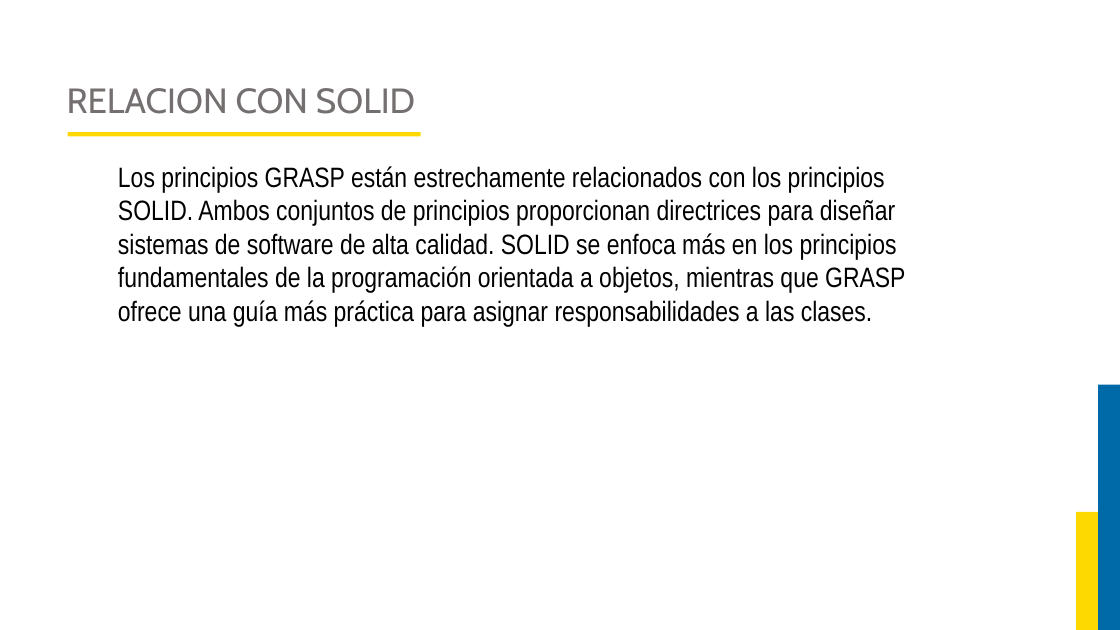
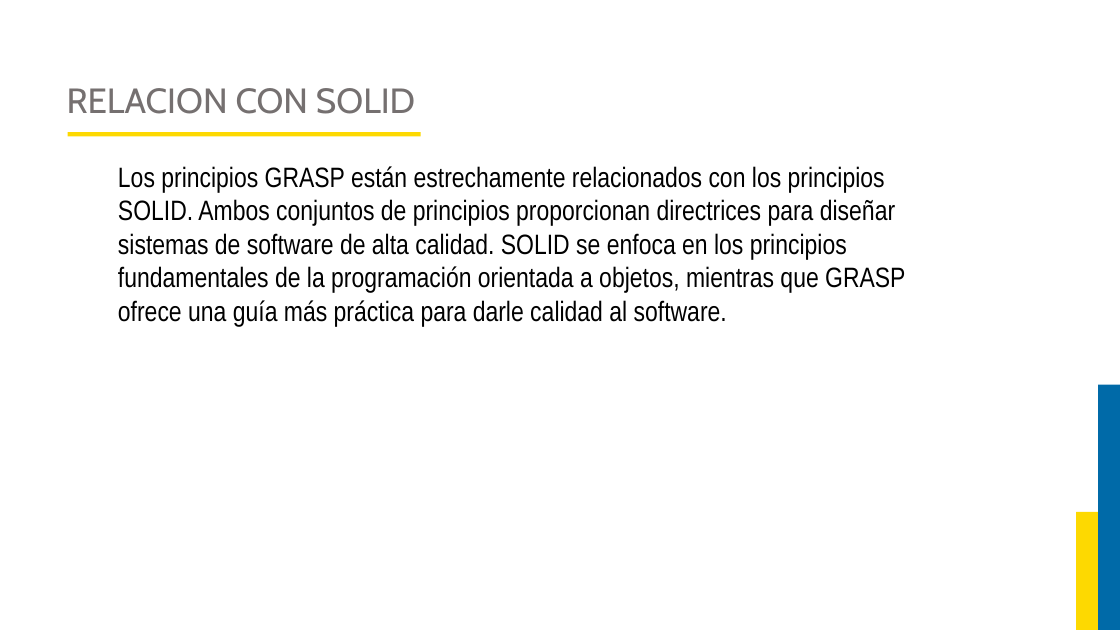
Before and after one commit to JorgeAlejandroAguirreGutierrez/proyecto-luis, a slide deck: slide 77 of Curso Ingenieria del Software 2/DIAPOSITIVAS DE INGENIERIA DEL SOFTWARE 2.pptx (slide 73 before the commit). Drawn at 1120x630 pixels with LibreOffice and Linux fonts; fonts in the diff are those of the drawing; background and template pictures are left out. Boxes give left, top, right and bottom in pixels: in the first picture for what was removed or moved away, otherwise in the second. Text is boxed around its words. In the diff, an @@ line names an element or a change of style, - is before the commit and + after.

```diff
--- a/Curso Ingenieria del Software 2/DIAPOSITIVAS DE INGENIERIA DEL SOFTWARE 2.pptx
+++ b/Curso Ingenieria del Software 2/DIAPOSITIVAS DE INGENIERIA DEL SOFTWARE 2.pptx
@@ text at (118, 166, 905, 327): text changed @@
-Los principios GRASP están estrechamente relacionados con los principios SOLID. Ambos conjuntos de principios proporcionan directrices para diseñar sistemas de software de alta calidad. SOLID se enfoca más en los principios fundamentales de la programación orientada a objetos, mientras que GRASP ofrece una guía más práctica para asignar responsabilidades a las clases.
+Los principios GRASP están estrechamente relacionados con los principios SOLID. Ambos conjuntos de principios proporcionan directrices para diseñar sistemas de software de alta calidad. SOLID se enfoca en los principios fundamentales de la programación orientada a objetos, mientras que GRASP ofrece una guía más práctica para darle calidad al software.
```
Also in this commit, not shown: 9 other slides changed, 4 slides added, 18 other files.
